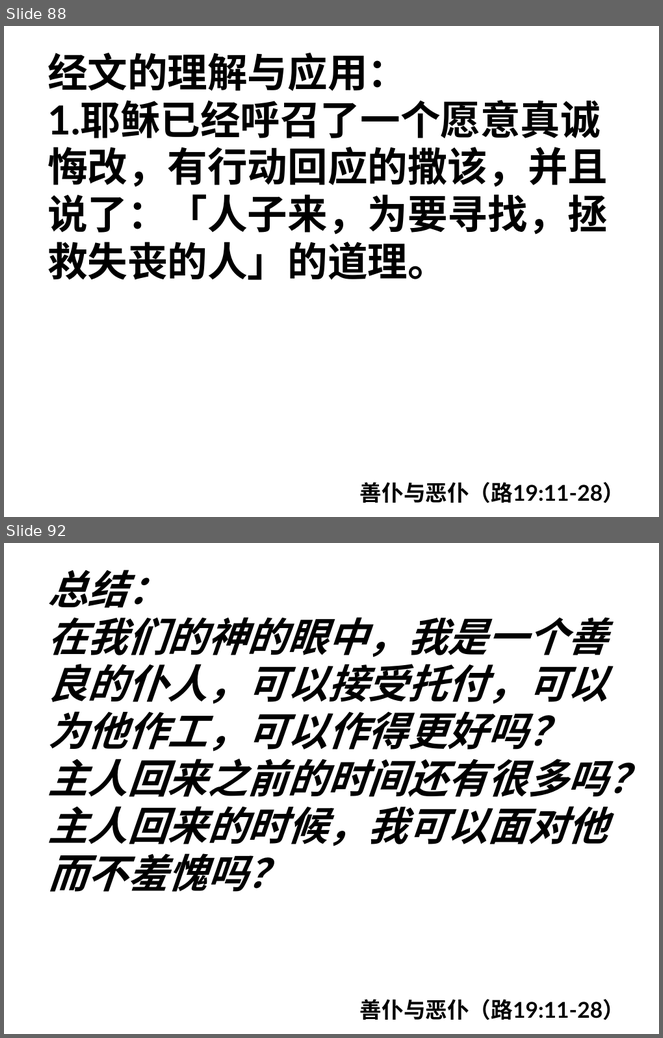
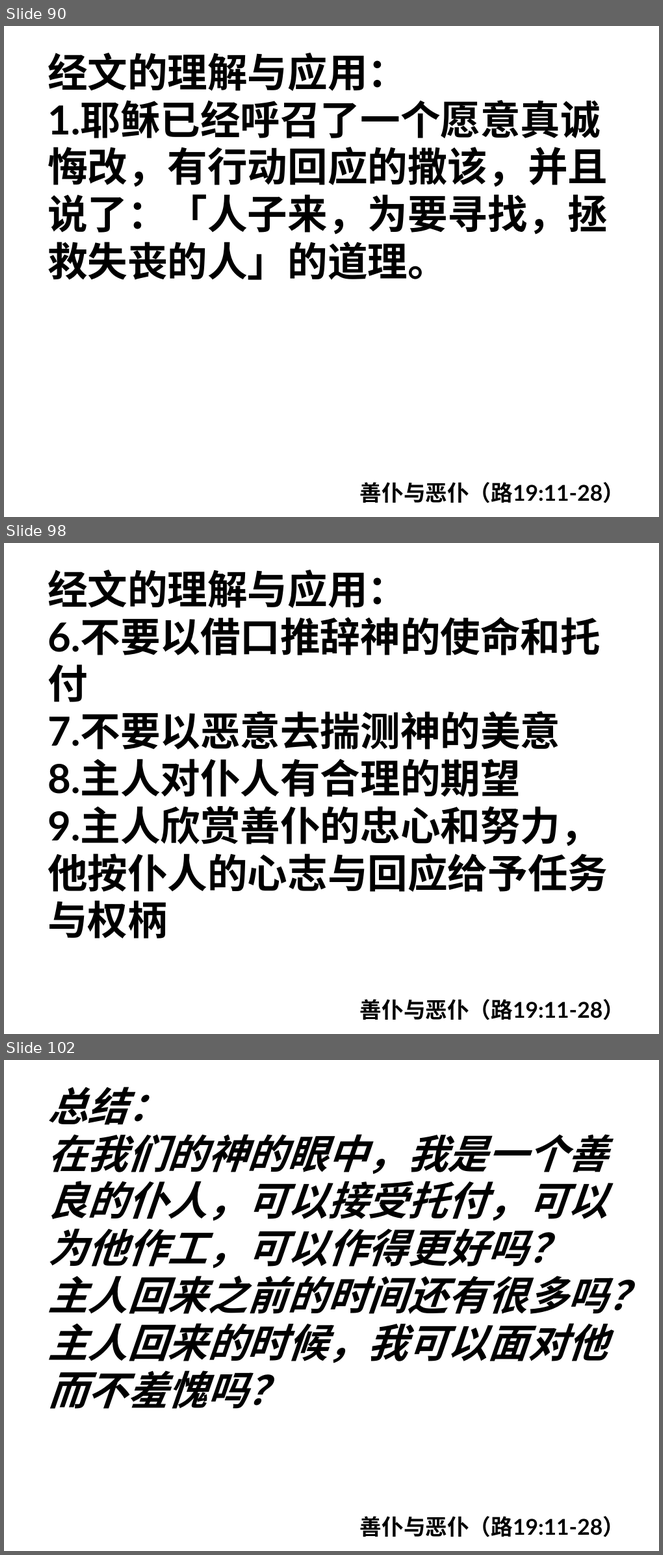
Before and after one commit to jackey-qiu/pyworship, a slide deck: 2023-08-16.pptx. Shown one above the other, each under a label of ours: slides 88 and 92 before the commit, slides 90, 98 and 102 after it; the slides between them are not shown. The pictures are 663x1038 and 663x1555 pixels, drawn with LibreOffice and Linux fonts; fonts in the diff are those of the drawing. Boxes give left, top, right and bottom in pixels: in the first picture for what was removed or moved away, otherwise in the second. Text is boxed around its words. In the diff, an @@ line names an element or a change of style, - is before the commit and + after.

```diff
--- a/2023-08-16.pptx
+++ b/2023-08-16.pptx
@@ slide 98 added at <box>4,543,659,1034</box>, background #FFFFFF @@
@@ text added at <box>48,570,608,939</box>, 44 pt, text #000000, bold @@
+经文的理解与应用：
+6.不要以借口推辞神的使命和托付
+7.不要以恶意去揣测神的美意
+8.主人对仆人有合理的期望
+9.主人欣赏善仆的忠心和努力，他按仆人的心志与回应给予任务与权柄
@@ text added at <box>360,999,625,1021</box>, 24 pt, text #000000, bold @@
+善仆与恶仆（路19:11-28）
@@ what was slide 88 is now slide 90 @@
@@ what was slide 92 is now slide 102 @@
```
Also in this commit, not shown: 5 slides changed, 8 other slides added, 1 other file.
